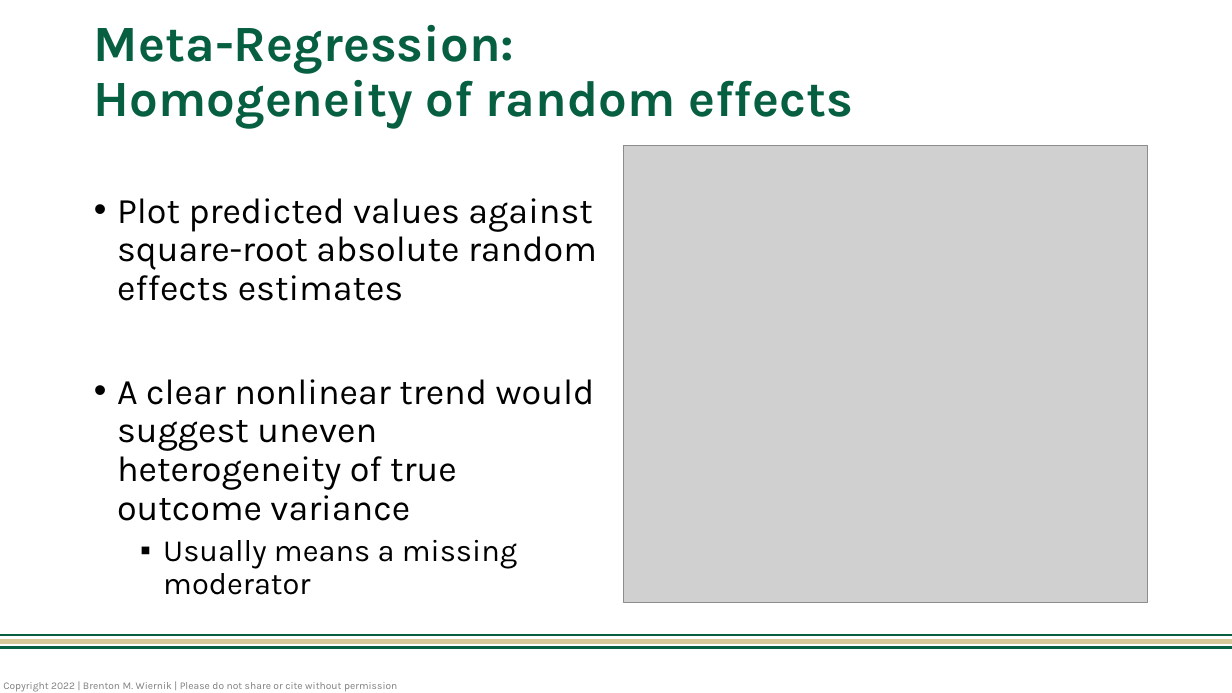
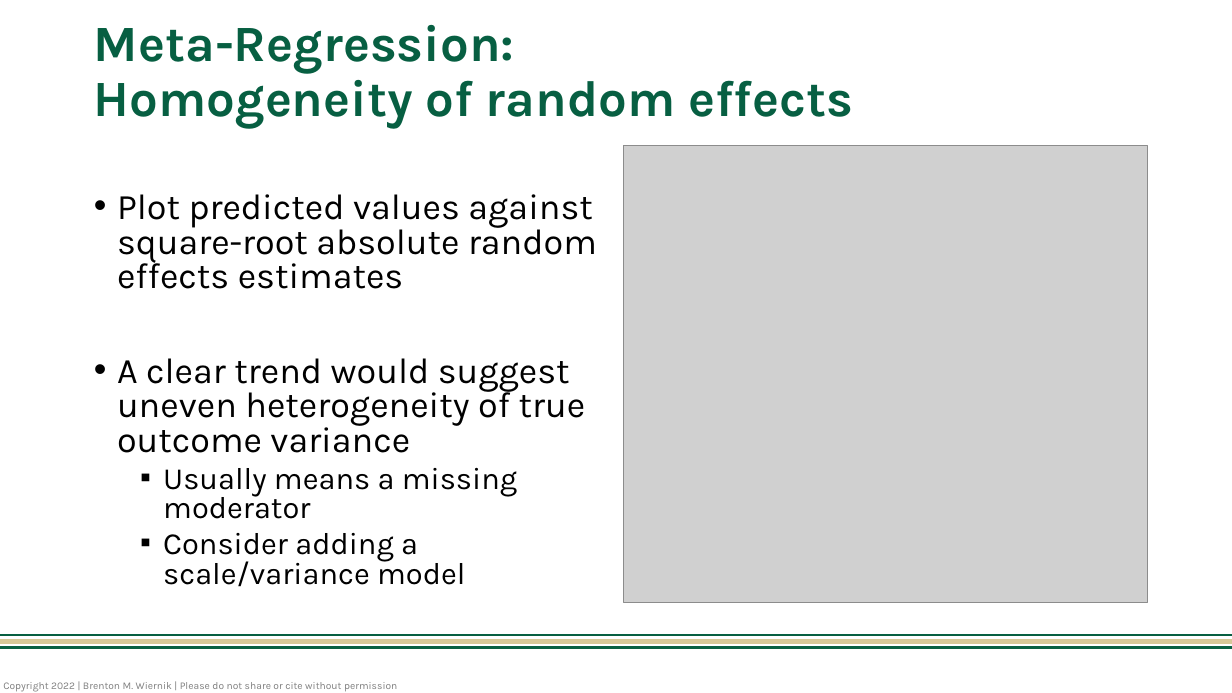
Before and after one commit to bwiernik/meta-workshop, a slide deck: slide 11 of slides/06_sensitivity.pptx. Drawn at 1232x693 pixels with LibreOffice and Linux fonts; fonts in the diff are those of the drawing; grey boxes stand for pictures. Boxes give left, top, right and bottom in pixels: in the first picture for what was removed or moved away, otherwise in the second. Text is boxed around its words. In the diff, an @@ line names an element or a change of style, - is before the commit and + after.

```diff
--- a/slides/06_sensitivity.pptx
+++ b/slides/06_sensitivity.pptx
@@ text at (117,194,597,519): line spacing 0.9 to 0.8 @@
@@ text at (117,358,586,453): text changed @@
-• A clear nonlinear trend would suggest uneven heterogeneity of true outcome variance
+• A clear trend would suggest uneven heterogeneity of true outcome variance
@@ text at (163,533,465,587): paragraph added @@
+  ▪ Consider adding a scale/variance model
```
Also in this commit, not shown: 3 other slides changed, 8 other files.
